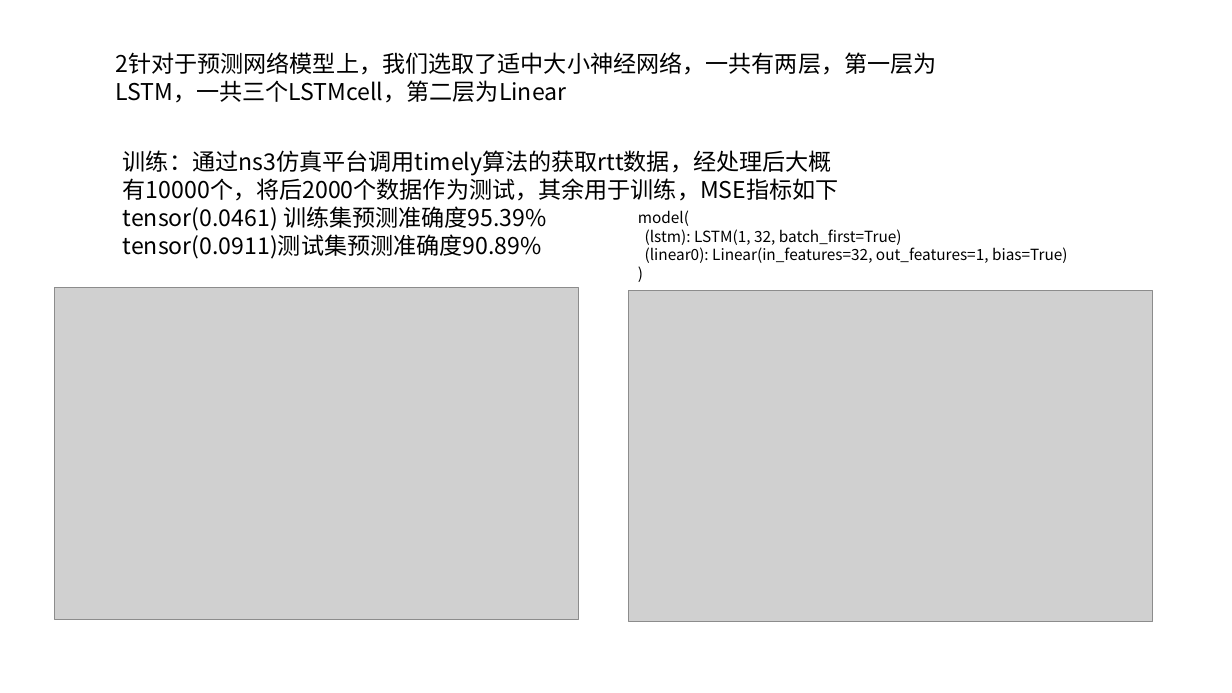
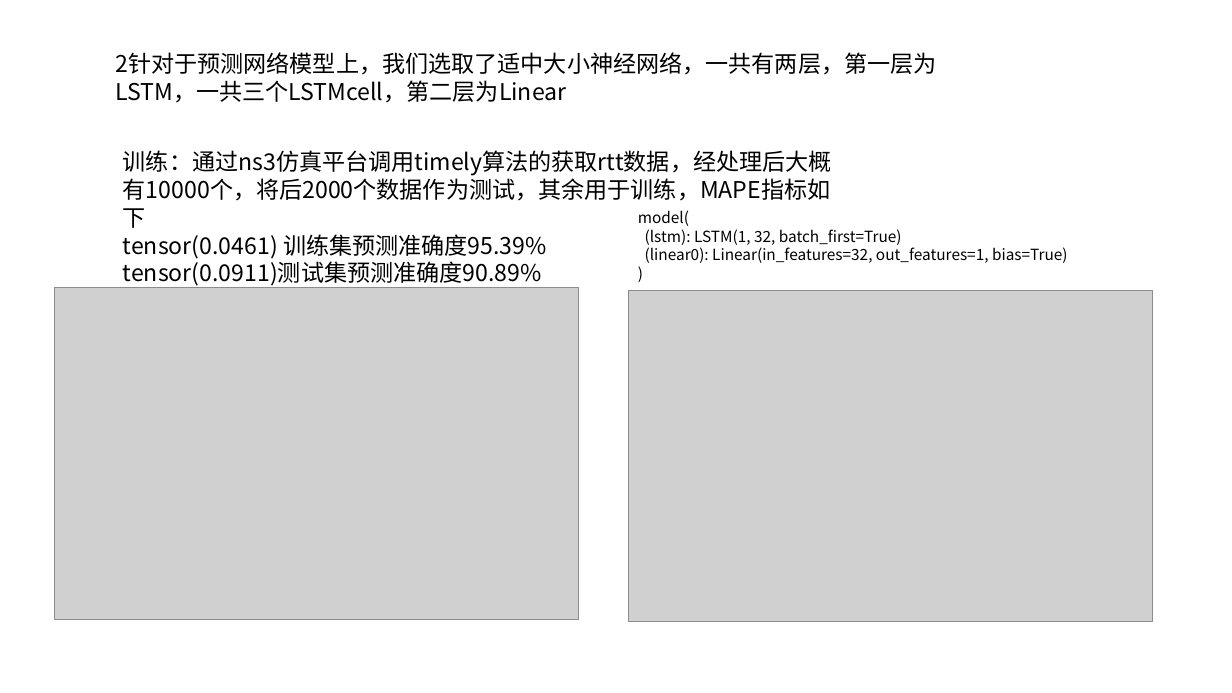
Before and after one commit to JinPeng-Zhang/DCN-LSTM_PID-congestion-control, a slide deck: slide 29 of paper/毕设思路 [自动保存的] [自动保存的].pptx. Drawn at 1232x693 pixels with LibreOffice and Linux fonts; fonts in the diff are those of the drawing; grey boxes stand for pictures. Boxes give left, top, right and bottom in pixels: in the first picture for what was removed or moved away, otherwise in the second. Text is boxed around its words. In the diff, an @@ line names an element or a change of style, - is before the commit and + after.

```diff
--- a/paper/毕设思路 [自动保存的] [自动保存的].pptx
+++ b/paper/毕设思路 [自动保存的] [自动保存的].pptx
@@ text at box(123, 150, 832, 201): text changed @@
-训练：通过ns3仿真平台调用timely算法的获取rtt数据，经处理后大概有10000个，将后2000个数据作为测试，其余用于训练，MSE指标如下
+训练：通过ns3仿真平台调用timely算法的获取rtt数据，经处理后大概有10000个，将后2000个数据作为测试，其余用于训练，MAPE指标如下
```
Also in this commit, not shown: 1 slide added, 33 other files.
